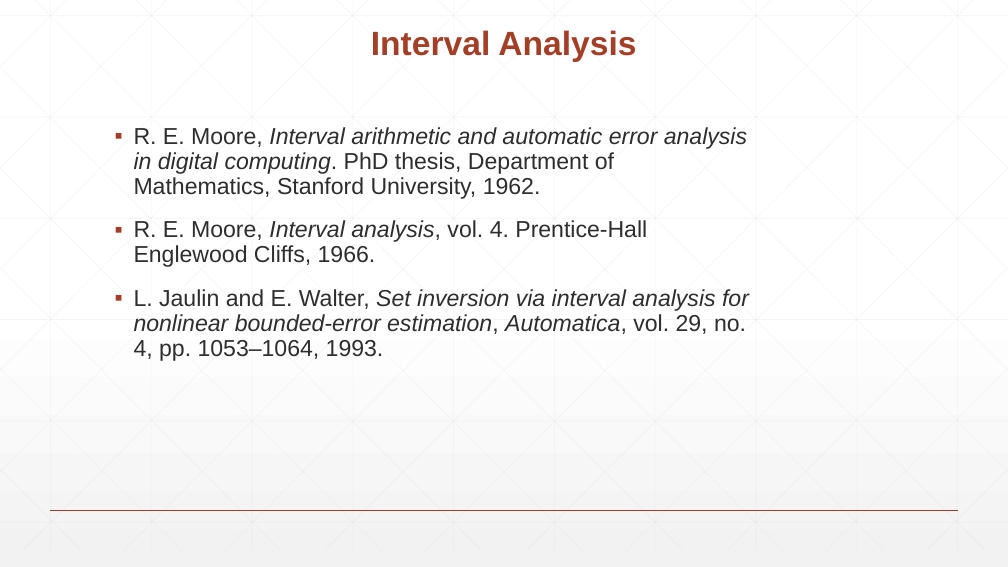
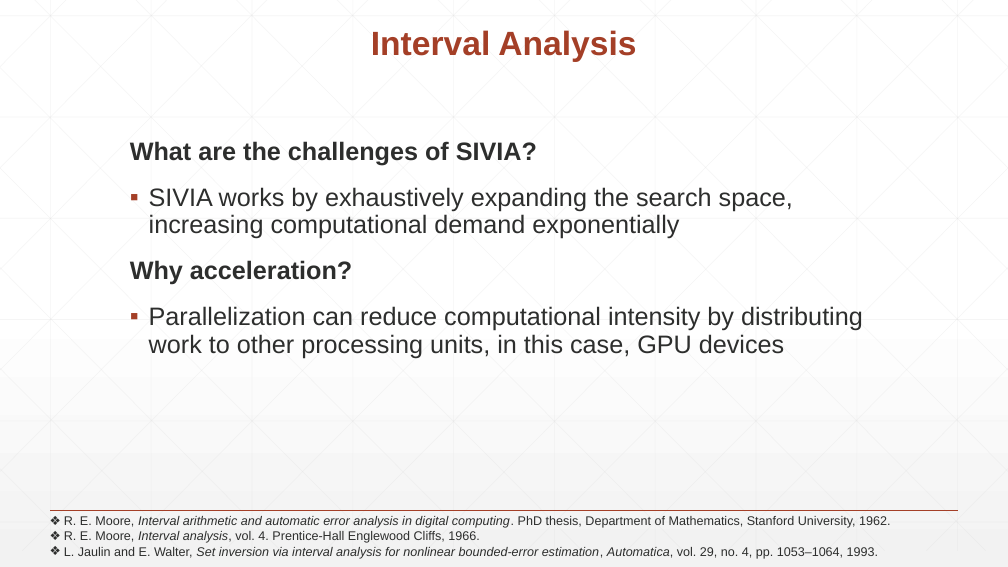
Before and after one commit to knasiotis/postgraduate_thesis, a slide deck: slide 7 of thesis/presentation.pptx (slide 5 before the commit). Drawn at 1008x567 pixels with LibreOffice and Linux fonts; fonts in the diff are those of the drawing. Boxes give left, top, right and bottom in pixels: in the first picture for what was removed or moved away, otherwise in the second. Text is boxed around its words. In the diff, an @@ line names an element or a change of style, - is before the commit and + after.

```diff
--- a/thesis/presentation.pptx
+++ b/thesis/presentation.pptx
@@ text at (130,141,863,358): text changed; size 22 to 24 pt @@
-▪ R. E. Moore, Interval arithmetic and automatic error analysis in digital computing. PhD thesis, Department of Mathematics, Stanford University, 1962.
-▪ R. E. Moore, Interval analysis, vol. 4. Prentice-Hall Englewood Cliffs, 1966.
-▪ L. Jaulin and E. Walter, Set inversion via interval analysis for nonlinear bounded-error estimation, Automatica, vol. 29, no. 4, pp. 1053–1064, 1993.
+What are the challenges of SIVIA?
+▪ SIVIA works by exhaustively expanding the search space, increasing computational demand exponentially
+Why acceleration?
+▪ Parallelization can reduce computational intensity by distributing work to other processing units, in this case, GPU devices
@@ text added at (64,516,890,559), 12 pt, text #2D2E2D @@
+❖ R. E. Moore, Interval arithmetic and automatic error analysis in digital computing. PhD thesis, Department of Mathematics, Stanford University, 1962.
+❖ R. E. Moore, Interval analysis, vol. 4. Prentice-Hall Englewood Cliffs, 1966.
+❖ L. Jaulin and E. Walter, Set inversion via interval analysis for nonlinear bounded-error estimation, Automatica, vol. 29, no. 4, pp. 1053–1064, 1993.
```
Also in this commit, not shown: 27 other slides changed, 17 slides added, 11 slides removed, 1 other file.
